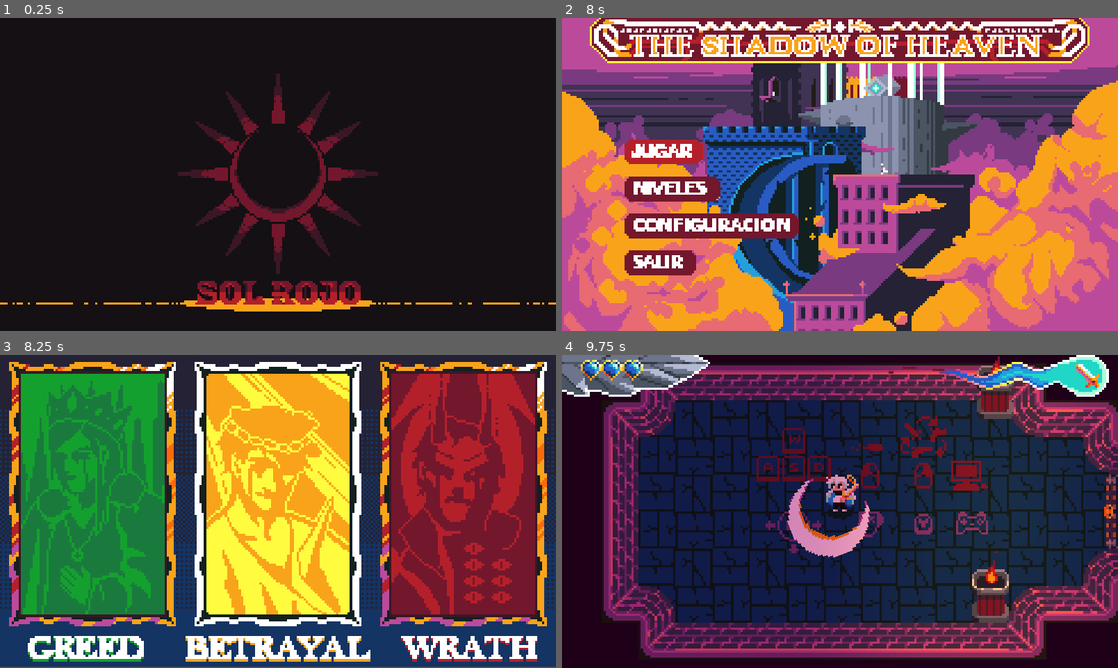
Above: before the commit, frames 1-4 (two rows, left to right).
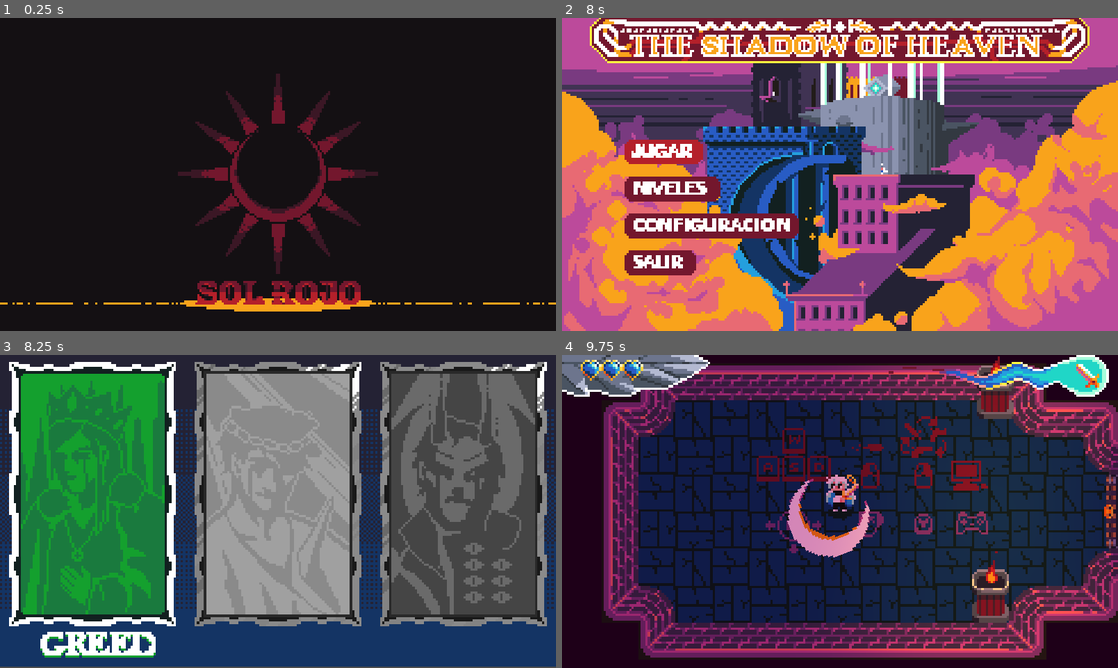
Above: after the commit, the same moments.

Repository: NielsOuvrard/TheShadowOfHeaven
Game: Godot game, scene res://Scenes/SplashScreen.tscn
Two runs of this game, one before a commit and one after it. Both use one fixed random seed, a clock stepped at 60 frames per second and the inputs below.
Inputs (mouse positions are in pixels of both pictures, inside the frame that each line leads up to):
- Up to frame 1 (0.25 s): no input
- Up to frame 2 (8 s): tap Enter at 0.5, 2 s; move the mouse to (962, 158) at 0.52 s; hold Right (move_right) 0.53-1.25 s; hold Q (change_weapon) 0.53-1.25 s; click (962, 158) at 0.67 s; tap Space at 1.25, 6.5 s; drag from (728, 190) to (812, 237) at 1.27 s; move the mouse to (895, 105) at 2.02 s; hold Right (move_right) 2.03-2.75 s; hold F (interact) 2.03-2.75 s; drag from (812, 237) to (840, 155) at 2.77 s; move the mouse to (1006, 221) at 3.52 s; press the mouse at (1006, 221) at 3.53 s; hold Left (move_left) 3.53-4.25 s; tap R (reload) at 4.15 s; release the mouse at (1006, 221) at 4.25 s; drag from (673, 127) to (878, 165) at 4.27 s; move the mouse to (867, 174) at 5.02 s; hold Down (move_down) 5.03-5.75 s; tap Shift (dash) at 5.1 s; click (867, 174) at 5.17 s; drag from (756, 96) to (1090, 71) at 5.77 s; move the mouse to (962, 158) at 6.52 s; hold Up (move_up) 6.53-7.25 s; tap P (open_config) at 6.6 s; click (751, 233) at 7.25 s
- Up to frame 3 (8.25 s): tap Enter at 8 s; drag from (166, 527) to (250, 574) at 8.02 s
- Up to frame 4 (9.75 s): tap Space at 8.75 s; move the mouse to (895, 442) at 8.77 s; hold Down (move_down) 8.78-9.5 s; hold Q (change_weapon) 8.78-9.5 s; drag from (812, 574) to (673, 464) at 9.52 s

Frames 1-2 are identical in both runs. In frame 3, 53% of the frame differs, in the area x 1-99%, y 2-98%; in frame 4, nothing differs.

Commit message:
level unlocked, better level selector

Diff:
--- a/Scenes/level_selector.tscn
+++ b/Scenes/level_selector.tscn
@@ -1,9 +1,10 @@
-[gd_scene load_steps=6 format=3 uid="uid://i3ykfveqetl4"]
+[gd_scene load_steps=7 format=3 uid="uid://i3ykfveqetl4"]
 
 [ext_resource type="Script" path="res://Scripts/level_selector.gd" id="1_4p460"]
 [ext_resource type="Texture2D" uid="uid://cqi8u3nvojiy4" path="res://Assets/LevelSelector/SelectorBackground.png" id="2_5sv25"]
 [ext_resource type="Texture2D" uid="uid://cpt418es6sb5l" path="res://Assets/LevelSelector/SelectorPortraits.png" id="3_ll71g"]
 [ext_resource type="Texture2D" uid="uid://bhoho7e10rr2a" path="res://Assets/LevelSelector/SelectorPortraitsSelected.png" id="4_3rinr"]
+[ext_resource type="Texture2D" uid="uid://j7b5ylk6v8ny" path="res://Assets/LevelSelector/SelectorLocked.png" id="5_87ky6"]
 [ext_resource type="Texture2D" uid="uid://g4pqx40sl7c2" path="res://Assets/LevelSelector/SelectorLetters.png" id="5_t80g8"]
 
 [node name="LevelSelector" type="CanvasLayer"]
@@ -35,10 +36,17 @@
 hframes = 3
 frame = 1
 
-[node name="Level" type="Sprite2D" parent="."]
-position = Vector2(120, 100.25)
+[node name="PortraitsLocked" type="Sprite2D" parent="."]
+visible = false
+position = Vector2(120, 60)
+texture = ExtResource("5_87ky6")
+hframes = 3
+frame = 1
+
+[node name="LevelText" type="Sprite2D" parent="."]
+position = Vector2(120, 125)
 texture = ExtResource("5_t80g8")
-vframes = 2
+hframes = 3
 frame = 1
 
 [node name="Timer" type="Timer" parent="."]
--- a/Scripts/Autoload/global.gd
+++ b/Scripts/Autoload/global.gd
@@ -15,6 +15,7 @@
 const ITEM = preload("res://Scenes/item.tscn")
 
 var level_selected := 0
+var level_unlocked := 0 # from 0 to 2, the first level is already unlocked
 
 func drop_random_item(position: Vector2, parent: Node2D, unlocked_weapons: Dictionary) -> void:
 	var item = ITEM.instantiate()
--- a/Scripts/greed.gd
+++ b/Scripts/greed.gd
@@ -47,4 +47,5 @@
 
 func _on_door_9_opening() -> void:
 	Global.save_game()
+	Global.level_unlocked = 1 if Global.level_unlocked == 0 else Global.level_unlocked
 	get_tree().change_scene_to_file("res://Scenes/level_selector.tscn")
--- a/Scripts/level_selector.gd
+++ b/Scripts/level_selector.gd
@@ -1,30 +1,57 @@
 extends CanvasLayer
 
 @onready var portrait: Sprite2D = $PortraitsSelected
+@onready var portraits_locked: Sprite2D = $PortraitsLocked
 @onready var letters: Sprite2D = $Letters
+@onready var level_text: Sprite2D = $LevelText
 @onready var timer: Timer = $Timer
 
 const SCREEN_X_SIZE = 240
 const NUMBER_NIVELS = 3
+var image_size_x : int
 
-var selected = 0:
+var locked_portraits := []
+
+var selected := 0:
 	set(value):
-		selected = value % NUMBER_NIVELS
+		print(value)
+		selected = value % (1 + Global.level_unlocked)
 		if selected < 0:
-			selected = NUMBER_NIVELS - 1
+			selected = Global.level_unlocked
 
 func change_selected_level(value):
 	if timer.is_stopped():
 		timer.start()
 		selected = selected + value
 		portrait.frame = selected
+		level_text.frame = selected
 
-		var image_size_x = portrait.texture.get_size().x / NUMBER_NIVELS
 		portrait.position.x = (SCREEN_X_SIZE / 2) - image_size_x + (image_size_x * selected)
+		level_text.position.x = (SCREEN_X_SIZE / 2) - image_size_x + (image_size_x * selected)
 
 func _ready() -> void:
 	timer.wait_time = 0.1
 	timer.start()
+	image_size_x = portrait.texture.get_size().x / NUMBER_NIVELS
+
+	locked_portraits.append(portraits_locked)
+	locked_portraits.append(portraits_locked.duplicate())
+	locked_portraits[0].frame += 1
+	add_child(locked_portraits[1])
+	# order:
+	# [0] = wrath
+	# [1] = betrayal
+
+	for i in range(NUMBER_NIVELS - Global.level_unlocked - 1):
+		locked_portraits[i].visible = true
+		locked_portraits[i].position.x =\
+			(SCREEN_X_SIZE / 2) - image_size_x +\
+			(image_size_x * (NUMBER_NIVELS - i - 1))
+
+	portrait.position.x = (SCREEN_X_SIZE / 2) - image_size_x
+	level_text.position.x = (SCREEN_X_SIZE / 2) - image_size_x
+	portrait.frame = 0
+	level_text.frame = 0
 
 func _process(delta: float) -> void:
 	if Input.is_action_just_pressed('move_right'):
Binary file changed: Assets/LevelSelector/SelectorLetters.png
Binary file added: Assets/LevelSelector/SelectorLocked.png
Not shown, added: Assets/LevelSelector/SelectorLocked.png.import
